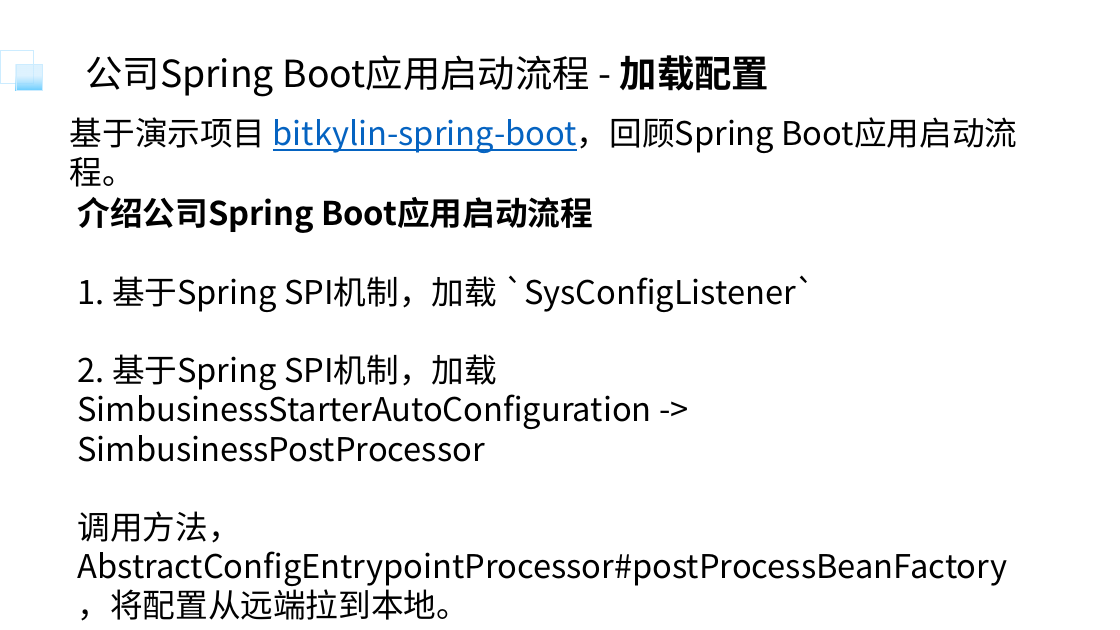
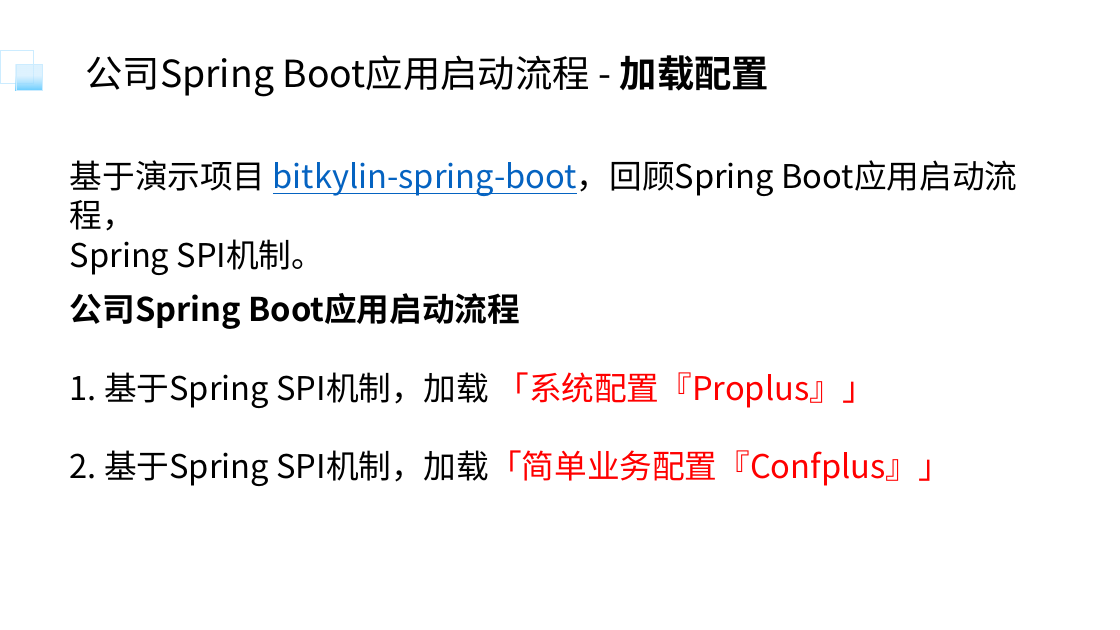
Before and after one commit to bitkylin/featureLab, a slide deck: slide 10 of learning/流程引擎断网环境下集成测试的实践/分享/流程引擎断网环境下集成测试的实践.pptx (slide 14 before the commit). Drawn at 1120x630 pixels with LibreOffice and Linux fonts; fonts in the diff are those of the drawing. Boxes give left, top, right and bottom in pixels: in the first picture for what was removed or moved away, otherwise in the second. Text is boxed around its words. In the diff, an @@ line names an element or a change of style, - is before the commit and + after.

```diff
--- a/learning/流程引擎断网环境下集成测试的实践/分享/流程引擎断网环境下集成测试的实践.pptx
+++ b/learning/流程引擎断网环境下集成测试的实践/分享/流程引擎断网环境下集成测试的实践.pptx
@@ text at (x1=70, y1=160, x2=774, y2=275): text changed @@
-基于演示项目 bitkylin-spring-boot，回顾Spring Boot应用启动流程。
+基于演示项目 bitkylin-spring-boot，回顾Spring Boot应用启动流程，
+Spring SPI机制。
@@ text at (x1=70, y1=293, x2=951, y2=486): text changed @@
-介绍公司Spring Boot应用启动流程
-1. 基于Spring SPI机制，加载 `SysConfigListener`
-2. 基于Spring SPI机制，加载 SimbusinessStarterAutoConfiguration -> SimbusinessPostProcessor
-调用方法，AbstractConfigEntrypointProcessor#postProcessBeanFactory，将配置从远端拉到本地。
+公司Spring Boot应用启动流程
+1. 基于Spring SPI机制，加载 「系统配置『Proplus』」
+2. 基于Spring SPI机制，加载「简单业务配置『Confplus』」
```
Also in this commit, not shown: 8 other slides changed, 2 slides added, 3 slides removed, 5 other files.
